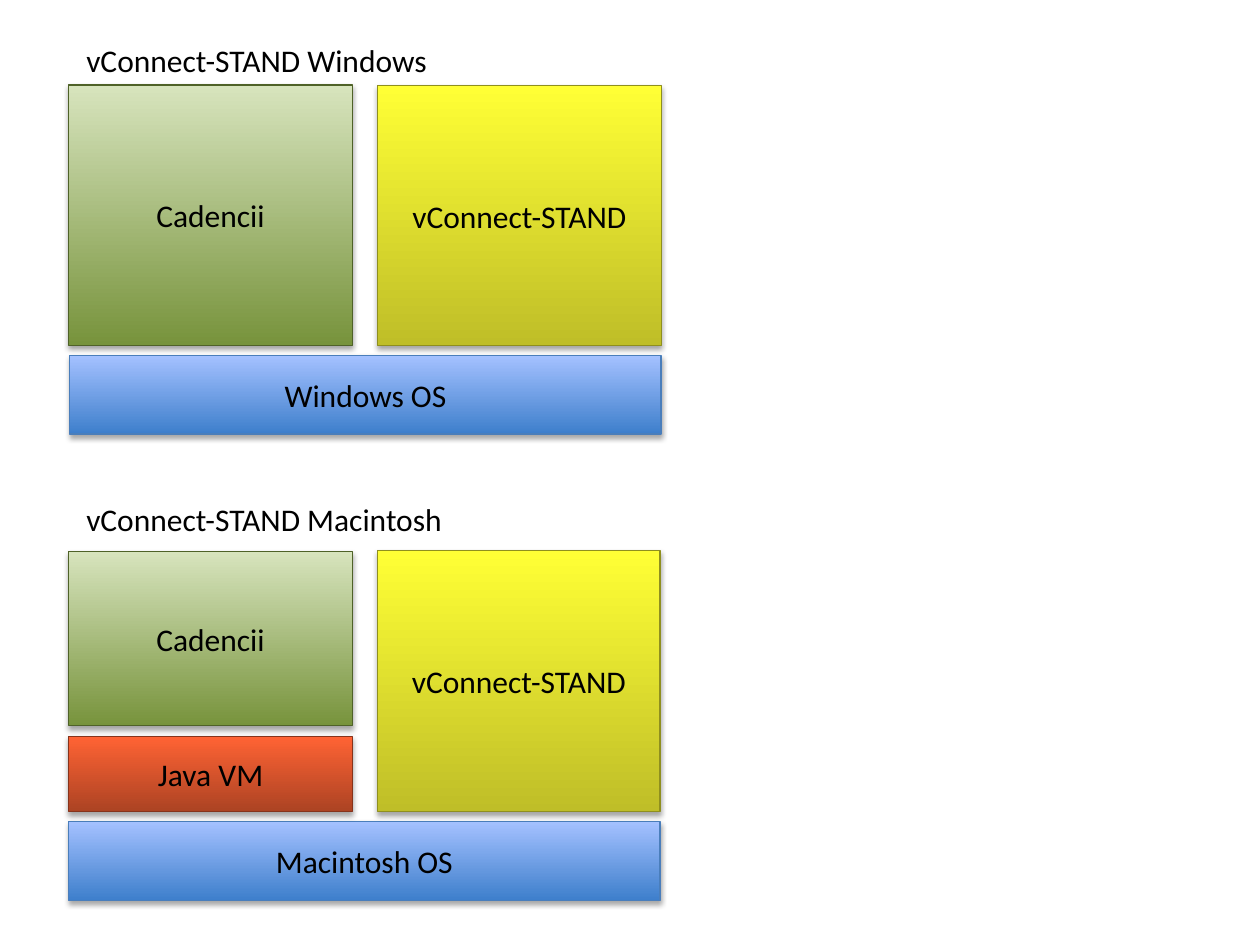
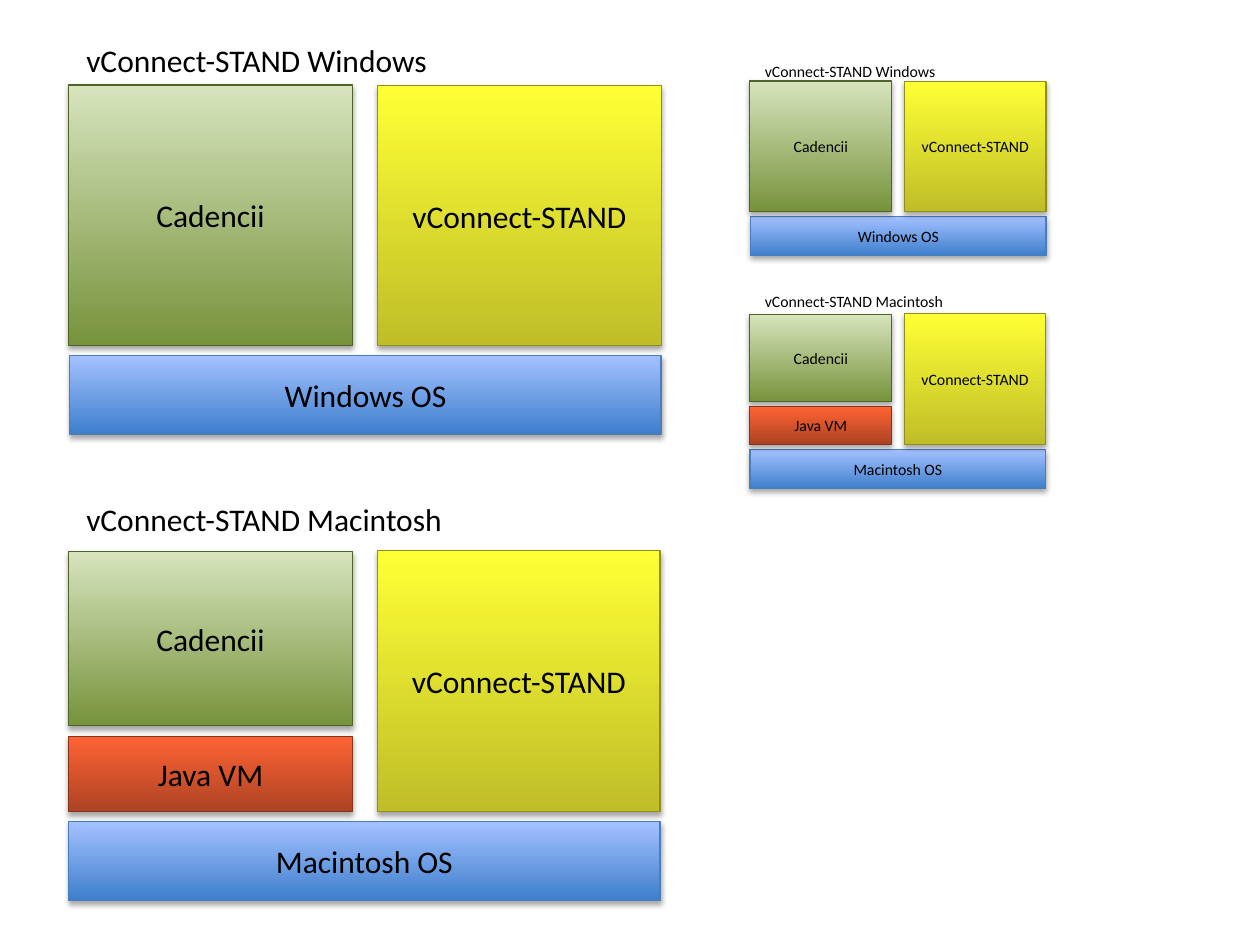
Before and after one commit to cadencii/cadencii, a slide deck: slide 22 of Cadencii/manual/manual_jp.pptx (slide 21 before the commit). Drawn at 1260x945 pixels with LibreOffice and Linux fonts; fonts in the diff are those of the drawing. Boxes give left, top, right and bottom in pixels: in the first picture for what was removed or moved away, otherwise in the second. Text is boxed around its words. In the diff, an @@ line names an element or a change of style, - is before the commit and + after.

```diff
--- a/Cadencii/manual/manual_jp.pptx
+++ b/Cadencii/manual/manual_jp.pptx
@@ rectangle added at (750, 81, 892, 210), fill gradient #77933C to #D7E4BD, outline #4F6228 0.75 pt, 9 pt, text #000000 @@
+Cadencii
@@ text added at (765, 66, 936, 82), 9 pt, text #000000 @@
+vConnect-STAND Windows
@@ rectangle added at (905, 82, 1047, 212), fill gradient #BFBE28 to #FFFF35, outline #8F8F1E 0.75 pt, 9 pt, text #000000 @@
+vConnect-STAND
@@ rectangle added at (751, 217, 1047, 256), fill gradient #3F80CE to #A4C4FF, outline #4B7EBC 0.75 pt, 9 pt, text #000000 @@
+Windows OS
@@ text added at (765, 296, 943, 307), 9 pt, text #000000 @@
+vConnect-STAND Macintosh
@@ rectangle added at (750, 314, 892, 401), fill gradient #77933C to #D7E4BD, outline #4F6228 0.75 pt, 9 pt, text #000000 @@
+Cadencii
@@ rectangle added at (905, 314, 1046, 445), fill gradient #BFBE28 to #FFFF35, outline #8F8F1E 0.75 pt, 9 pt, text #000000 @@
+vConnect-STAND
@@ rectangle added at (750, 407, 892, 445), fill gradient #AC4323 to #FF6334, outline #86331B 0.75 pt, 9 pt, text #000000 @@
+Java VM
@@ rectangle added at (750, 450, 1046, 489), fill gradient #3F80CE to #A4C4FF, outline #4B7EBC 0.75 pt, 9 pt, text #000000 @@
+Macintosh OS
```
Also in this commit, not shown: 4 other slides changed, 4 slides added, 3 slides removed, 5 other files.
